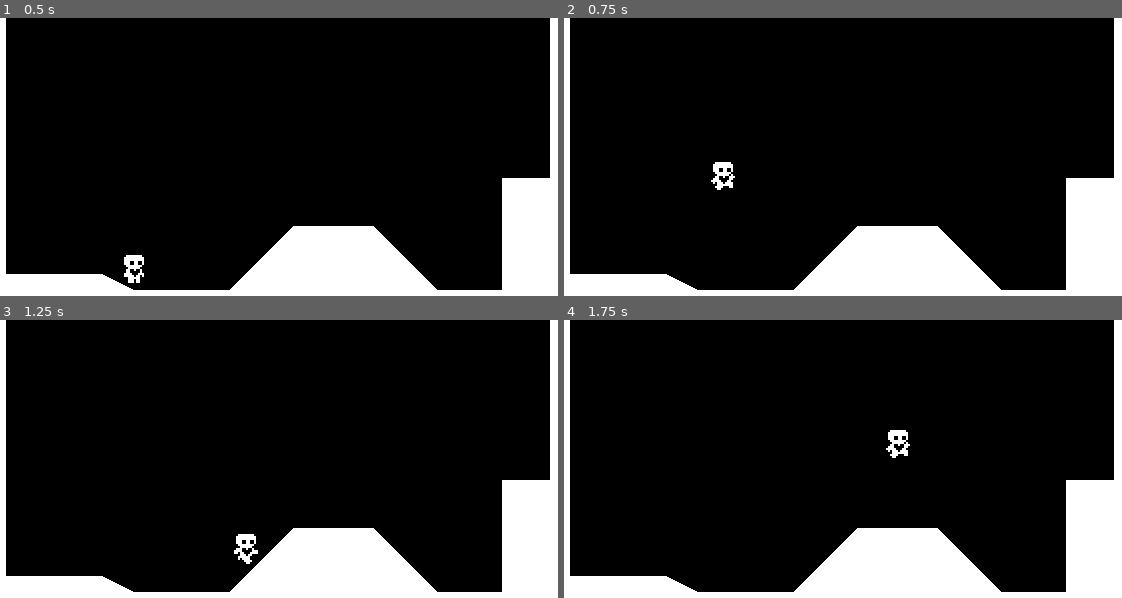
Above: before the commit, frames 1-4 (two rows, left to right).
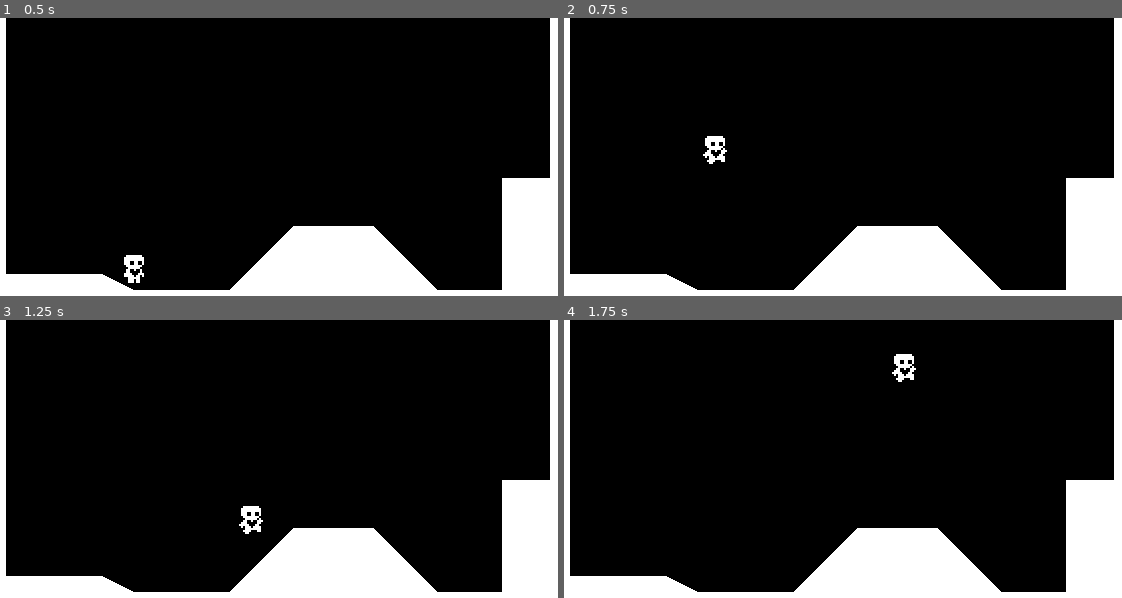
Above: after the commit, the same moments.

Repository: mubinulhaque/SimplePlatformer
Game: Godot game, scene res://world.tscn
The game is run twice, just before and just after one commit, with the same random seed, the same clock (stepped at 60 frames per second) and the same inputs.
Inputs:
- Up to frame 1 (0.5 s): no input
- Up to frame 2 (0.75 s): tap Enter (ui_accept) at 0.5, 0.6 s; hold Right (ui_right) from 0.53 s (still down)
- Up to frame 3 (1.25 s): keep holding Right (ui_right); tap Enter (ui_accept) at 0.77, 1.07 s
- Up to frame 4 (1.75 s): keep holding Right (ui_right); tap Enter (ui_accept) at 1.35, 1.52 s

Frame 1 is identical in both runs. In frame 2, 0.5% of the frame differs, in the area x 24-31%, y 42-62%; in frame 3, 0.5%; in frame 4, 0.5%.

Commit message:
Added double jumping
Added the ability for the player to jump while mid-air. Added air acceleration that is applied onto the player while mid-air and moving horizontally. Minor changes to comments (such as white-space) for consistency.

Diff:
--- a/player.gd
+++ b/player.gd
@@ -5,39 +5,47 @@
 @onready var sprite = $AnimatedSprite2D
 @onready var coyote_jump_timer = $CoyoteJumpTimer
 
-# Get the gravity from the project settings to be synced with RigidBody nodes.
-var gravity = ProjectSettings.get_setting("physics/2d/default_gravity")
+var double_jump : bool = false
+var gravity = ProjectSettings.get_setting("physics/2d/default_gravity") # Get the gravity from the project settings to be synced with RigidBody nodes
 
 func _physics_process(delta):
-	# Add the gravity.
+	# Add the gravity
 	if not is_on_floor():
 		velocity.y += gravity * movement_data.gravity_scale * delta
 
-	# Handle Jump.
-	if (is_on_floor() or coyote_jump_timer.time_left > 0.0) and Input.is_action_just_pressed("ui_accept"):
-		velocity.y = movement_data.jump_velocity
+	# Handle jumping
+	if is_on_floor(): double_jump = true
+	if Input.is_action_just_pressed("ui_accept"):
+		if (is_on_floor() or coyote_jump_timer.time_left > 0.0): # If the player is on the floor or has just left the floor
+			velocity.y = movement_data.jump_velocity
+		elif double_jump: # If the player is mid-air and can double jump
+			velocity.y = movement_data.jump_velocity
+			double_jump = false
 
-	# Get the input direction and handle the movement/deceleration.
-	# As good practice, you should replace UI actions with custom gameplay actions.
-	var direction = Input.get_axis("ui_left", "ui_right")
-	if direction: #If the player wants to move horizontally
-		velocity.x = move_toward(velocity.x, direction * movement_data.speed, movement_data.acceleration * delta)
-		sprite.flip_h = (direction < 0)
+	# Get the input direction and handle the movement/deceleration
+	# As good practice, you should replace UI actions with custom gameplay actions
+	var horizontal_direction = Input.get_axis("ui_left", "ui_right")
+	if horizontal_direction: # If the player wants to move horizontally
+		if is_on_floor(): # If the player wants to move horizontally while on the ground
+			velocity.x = move_toward(velocity.x, horizontal_direction * movement_data.speed, movement_data.acceleration * delta)
+		else: # If the player wants to move horizontally while mid-air
+			velocity.x = move_toward(velocity.x, horizontal_direction * movement_data.speed, movement_data.air_acceleration * delta)
+		sprite.flip_h = (horizontal_direction < 0)
 		sprite.play("run")
 	elif is_on_floor(): #Decelerate the player via friction if the player is on the floor
 		velocity.x = move_toward(velocity.x, 0, movement_data.friction * delta)
 		sprite.play("idle")
-	else: #Decelerate the player via air resistance if the player is mid-air
+	else: # Decelerate the player via air resistance if the player is mid-air
 		velocity.x = move_toward(velocity.x, 0, movement_data.air_resistance * delta)
 		sprite.play("jump")
 
-	#Change the sprite animation to be jumping if in the air
-	#This has to be after the movement code, otherwise the "run" animation can ovveride the animation
-	if not is_on_floor() : sprite.play("jump")
+	# Change the sprite animation to be jumping if in the air
+	# This has to be after the movement code, otherwise the "run" animation can ovveride the animation
+	if not is_on_floor(): sprite.play("jump")
 
-	#Moving while accounting for Coyote Time
+	# Move while accounting for Coyote Time
 	var was_on_floor = is_on_floor()
 	move_and_slide()
-	var just_left_ground = was_on_floor and not is_on_floor() and velocity.y >= 0 #Has the player just left the ground and now falling
+	var just_left_ground = was_on_floor and not is_on_floor() and velocity.y >= 0 # Has the player just left the ground and now falling
 	if just_left_ground:
 		coyote_jump_timer.start()
--- a/player_movement_data.gd
+++ b/player_movement_data.gd
@@ -7,3 +7,4 @@
 @export var jump_velocity = -300.0
 @export var gravity_scale = 1.0
 @export var air_resistance = 200.0
+@export var air_acceleration = 400.0
